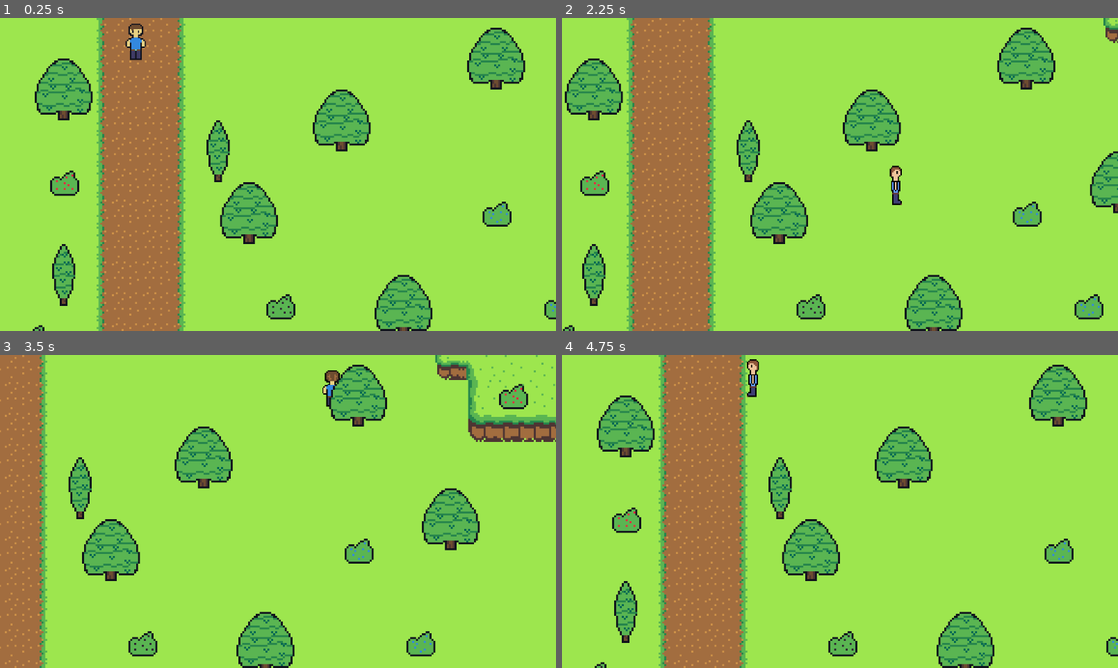
Above: before the commit, frames 1-4 (two rows, left to right).
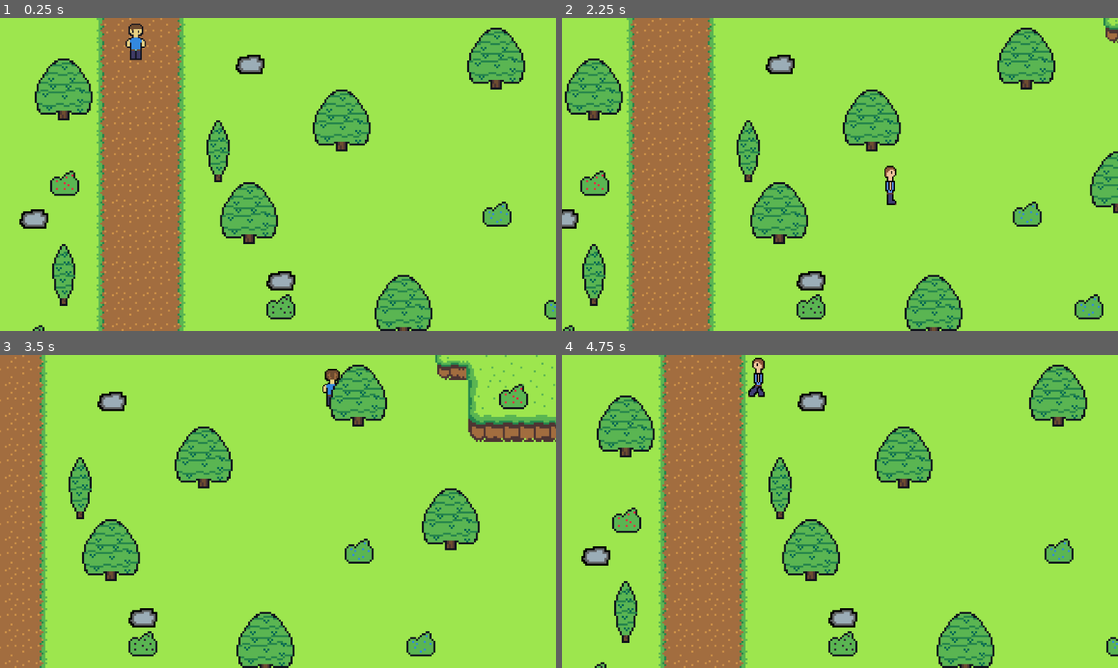
Above: after the commit, the same moments.

Repository: P3anutBu113r/glichlands-game
Game: Godot game, scene res://scenes/junction.tscn
Same seed, same stepped clock (60 frames per second), same inputs: the game is played once before the commit and once after it.
Inputs:
- Up to frame 1 (0.25 s): no input
- Up to frame 2 (2.25 s): tap Enter at 0.5 s; hold Right (ui_right) 0.53-1.28 s; tap Space (space) at 0.6, 1.35, 2.1 s; hold Down (ui_down) 1.28-2.03 s; hold Right (ui_right) from 2.03 s (still down)
- Up to frame 3 (3.5 s): release Right (ui_right) at 2.78 s; hold Up (ui_up) from 2.78 s (still down); tap Space (space) at 2.85 s
- Up to frame 4 (4.75 s): release Up (ui_up) at 3.53 s; hold Left (ui_left) from 3.53 s (still down); tap Space (space) at 3.6, 4.35 s

The runs differ from the first frame. In frame 1, 0.9% of the frame differs, in the area x 3-54%, y 11-88%; in frame 2, 1.0%; in frame 3, 0.7%; in frame 4, 1.1%, in the area x 3-54%, y 0-88%.

Commit message:
.

Diff:
--- a/art/tilesets/plains.tres
+++ b/art/tilesets/plains.tres
@@ -1,8 +1,9 @@
-[gd_resource type="TileSet" load_steps=13 format=3 uid="uid://bdrhldmlhebet"]
+[gd_resource type="TileSet" load_steps=15 format=3 uid="uid://bdrhldmlhebet"]
 
 [ext_resource type="Texture2D" uid="uid://bsaas6nruknw4" path="res://art/objects/plains trees.png" id="1_viktp"]
 [ext_resource type="Texture2D" uid="uid://ckcov67odbexs" path="res://art/tilemap/path & grass.png" id="2_dga1t"]
 [ext_resource type="Texture2D" uid="uid://bjrmv80mjymbt" path="res://art/tilemap/tileset 2.png" id="3_fqhq6"]
+[ext_resource type="Texture2D" uid="uid://d0mscqqjmlt0f" path="res://art/objects/The rock sprite.png" id="4_8ntn1"]
 [ext_resource type="Texture2D" uid="uid://r7x42i8f7kys" path="res://art/tilemap/hills.png" id="4_rqgmf"]
 [ext_resource type="Texture2D" uid="uid://bul50psdfedr4" path="res://art/objects/grassland bushes.png" id="5_2mu6e"]
 [ext_resource type="Texture2D" uid="uid://ba3kw37k08ad5" path="res://art/tilemap/Hills ladder.png" id="6_cklej"]
@@ -99,6 +100,14 @@
 5:2/0 = 0
 5:2/0/physics_layer_0/linear_velocity = Vector2(0, 0)
 5:2/0/physics_layer_0/angular_velocity = 0.0
+
+[sub_resource type="TileSetAtlasSource" id="TileSetAtlasSource_qox53"]
+texture = ExtResource("4_8ntn1")
+0:0/0 = 0
+0:0/0/y_sort_origin = 4
+0:0/0/physics_layer_0/linear_velocity = Vector2(0, 0)
+0:0/0/physics_layer_0/angular_velocity = 0.0
+0:0/0/physics_layer_0/polygon_0/points = PackedVector2Array(-8, 3.3125, 8, 3.5625, 8, 3.5625, 8, 8, -8, 8)
 
 [sub_resource type="TileSetAtlasSource" id="TileSetAtlasSource_5x7fy"]
 texture = ExtResource("4_rqgmf")
@@ -269,3 +278,4 @@
 sources/5 = SubResource("TileSetAtlasSource_fhqkb")
 sources/8 = SubResource("TileSetAtlasSource_h6yg1")
 sources/0 = SubResource("TileSetAtlasSource_d54rc")
+sources/3 = SubResource("TileSetAtlasSource_qox53")
--- a/scenes/character.tscn
+++ b/scenes/character.tscn
@@ -1,10 +1,12 @@
-[gd_scene load_steps=18 format=3 uid="uid://byqwrxtmyt6ql"]
+[gd_scene load_steps=26 format=3 uid="uid://byqwrxtmyt6ql"]
 
 [ext_resource type="Texture2D" uid="uid://c4i8g6inr645q" path="res://art/Character spritesheets/the guy/the guy.png" id="1_hpyxm"]
 [ext_resource type="Script" path="res://scripts/character.gd" id="1_tsvs4"]
 [ext_resource type="Texture2D" uid="uid://de114upjslulx" path="res://art/Character spritesheets/the guy/Right-Sideways-guy1-sheet.png" id="3_7j5o5"]
 [ext_resource type="Texture2D" uid="uid://cwo8klrmqcb4n" path="res://art/Character spritesheets/the guy/the guy walking-sheet.png" id="3_gunpy"]
 [ext_resource type="Texture2D" uid="uid://btt12jfiyqha7" path="res://art/Character spritesheets/the guy/the guy up idle.png" id="3_pqy8k"]
+[ext_resource type="Texture2D" uid="uid://vr0502el1pev" path="res://art/Character spritesheets/the guy/Left-Sideways-guy1-sheet-sheet.png" id="5_35v0i"]
+[ext_resource type="Texture2D" uid="uid://cy436emcu3h7g" path="res://art/Character spritesheets/the guy/the guy behind walking1-sheet-sheet.png" id="7_qk2ia"]
 
 [sub_resource type="AtlasTexture" id="AtlasTexture_vbbgd"]
 atlas = ExtResource("1_hpyxm")
@@ -38,6 +40,14 @@
 atlas = ExtResource("3_7j5o5")
 region = Rect2(32, 0, 32, 32)
 
+[sub_resource type="AtlasTexture" id="AtlasTexture_wn3sh"]
+atlas = ExtResource("5_35v0i")
+region = Rect2(0, 0, 16, 32)
+
+[sub_resource type="AtlasTexture" id="AtlasTexture_p013p"]
+atlas = ExtResource("5_35v0i")
+region = Rect2(16, 0, 16, 32)
+
 [sub_resource type="AtlasTexture" id="AtlasTexture_tgvrc"]
 atlas = ExtResource("3_pqy8k")
 region = Rect2(0, 0, 16, 32)
@@ -45,6 +55,22 @@
 [sub_resource type="AtlasTexture" id="AtlasTexture_xdji0"]
 atlas = ExtResource("3_pqy8k")
 region = Rect2(16, 0, 16, 32)
+
+[sub_resource type="AtlasTexture" id="AtlasTexture_ni7uo"]
+atlas = ExtResource("7_qk2ia")
+region = Rect2(0, 0, 16, 32)
+
+[sub_resource type="AtlasTexture" id="AtlasTexture_aufx5"]
+atlas = ExtResource("7_qk2ia")
+region = Rect2(16, 0, 16, 32)
+
+[sub_resource type="AtlasTexture" id="AtlasTexture_dxuep"]
+atlas = ExtResource("7_qk2ia")
+region = Rect2(32, 0, 16, 32)
+
+[sub_resource type="AtlasTexture" id="AtlasTexture_tk50r"]
+atlas = ExtResource("7_qk2ia")
+region = Rect2(48, 0, 16, 32)
 
 [sub_resource type="SpriteFrames" id="SpriteFrames_ncipj"]
 animations = [{
@@ -89,6 +115,17 @@
 }, {
 "frames": [{
 "duration": 1.0,
+"texture": SubResource("AtlasTexture_wn3sh")
+}, {
+"duration": 1.0,
+"texture": SubResource("AtlasTexture_p013p")
+}],
+"loop": true,
+"name": &"side walk",
+"speed": 5.0
+}, {
+"frames": [{
+"duration": 1.0,
 "texture": SubResource("AtlasTexture_tgvrc")
 }, {
 "duration": 1.0,
@@ -96,6 +133,23 @@
 }],
 "loop": true,
 "name": &"up idle",
+"speed": 5.0
+}, {
+"frames": [{
+"duration": 1.0,
+"texture": SubResource("AtlasTexture_ni7uo")
+}, {
+"duration": 1.0,
+"texture": SubResource("AtlasTexture_aufx5")
+}, {
+"duration": 1.0,
+"texture": SubResource("AtlasTexture_dxuep")
+}, {
+"duration": 1.0,
+"texture": SubResource("AtlasTexture_tk50r")
+}],
+"loop": true,
+"name": &"up walk",
 "speed": 5.0
 }]
 
@@ -111,8 +165,7 @@
 position = Vector2(0, -5)
 scale = Vector2(0.7, 0.7)
 sprite_frames = SubResource("SpriteFrames_ncipj")
-animation = &"down walk"
-frame_progress = 0.208117
+animation = &"up walk"
 
 [node name="dashTimer" type="Timer" parent="."]
 wait_time = 3.0
--- a/scenes/green_slime.tscn
+++ b/scenes/green_slime.tscn
@@ -128,7 +128,7 @@
 position = Vector2(0, -14)
 sprite_frames = SubResource("SpriteFrames_a7yeo")
 animation = &"slime_idle"
-frame_progress = 0.392719
+frame_progress = 0.230659
 
 [node name="CollisionShape2D" type="CollisionShape2D" parent="."]
 position = Vector2(0, -3)
@@ -143,5 +143,6 @@
 position = Vector2(0, 6)
 shape = SubResource("CircleShape2D_eccq2")
 
+[connection signal="animation_looped" from="AnimatedSprite2D" to="." method="_on_animated_sprite_2d_animation_looped"]
 [connection signal="body_entered" from="detection area" to="." method="_on_detection_area_body_entered"]
 [connection signal="body_exited" from="detection area" to="." method="_on_detection_area_body_exited"]
--- a/scenes/junction.tscn
+++ b/scenes/junction.tscn
@@ -40,7 +40,7 @@
 layer_2/name = "plants"
 layer_2/y_sort_enabled = true
 layer_2/z_index = 1
-layer_2/tile_data = PackedInt32Array(-524273, 65541, 0, -524 …(607 unchanged characters)… 72, 0, -851969, 5, 0, -983038, 131077, 0)
+layer_2/tile_data = PackedInt32Array(-524273, 65541, 0, -524 …(607 unchanged characters)… 72, 0, -851969, 5, 0, -983038, 131077, 0, 262156, 3, 0, -262145, 3, 0, 131064, 3, 0, -393229, 3, 0, -524309, 3, 0, -851982, 3, 0, 196588, 3, 0)
 
 [node name="border collisions" type="StaticBody2D" parent="."]
 
--- a/scripts/character.gd
+++ b/scripts/character.gd
@@ -90,18 +90,20 @@
 	elif dir == "up":
 		anim.flip_h = false
 		if movement == 1:
-			anim.play("up idle")
+			anim.play("up walk")
 		if movement == 0:
 			anim.play("up idle")
 	elif dir == "right":
 		anim.flip_h = false
 		if movement == 1:
-			anim.play("side idle")
+			anim.flip_h = true
+			anim.play("side walk")
 		if movement == 0:
 			anim.play("side idle")
 	elif dir == "left":
 		anim.flip_h = true
 		if movement == 1:
-			anim.play("side idle")
+			anim.flip_h = false
+			anim.play("side walk")
 		if movement == 0:
 			anim.play("side idle")
--- a/scripts/slime.gd
+++ b/scripts/slime.gd
@@ -1,5 +1,5 @@
 extends CharacterBody2D
-var speed = 75
+var speed = 50
 var player_chase = false
 var player = null
 @onready var anim = $AnimatedSprite2D
Binary file added: art/Character spritesheets/the guy/Left-Sideways-guy1-sheet-sheet.png
Not shown, added: art/Character spritesheets/the guy/Left-Sideways-guy1-sheet-sheet.png.import
Binary file added: art/Character spritesheets/the guy/the guy behind walking1-sheet-sheet.png
Not shown, added: art/Character spritesheets/the guy/the guy behind walking1-sheet-sheet.png.import
Binary file added: art/objects/The rock sprite.png
Not shown, added: art/objects/The rock sprite.png.import
